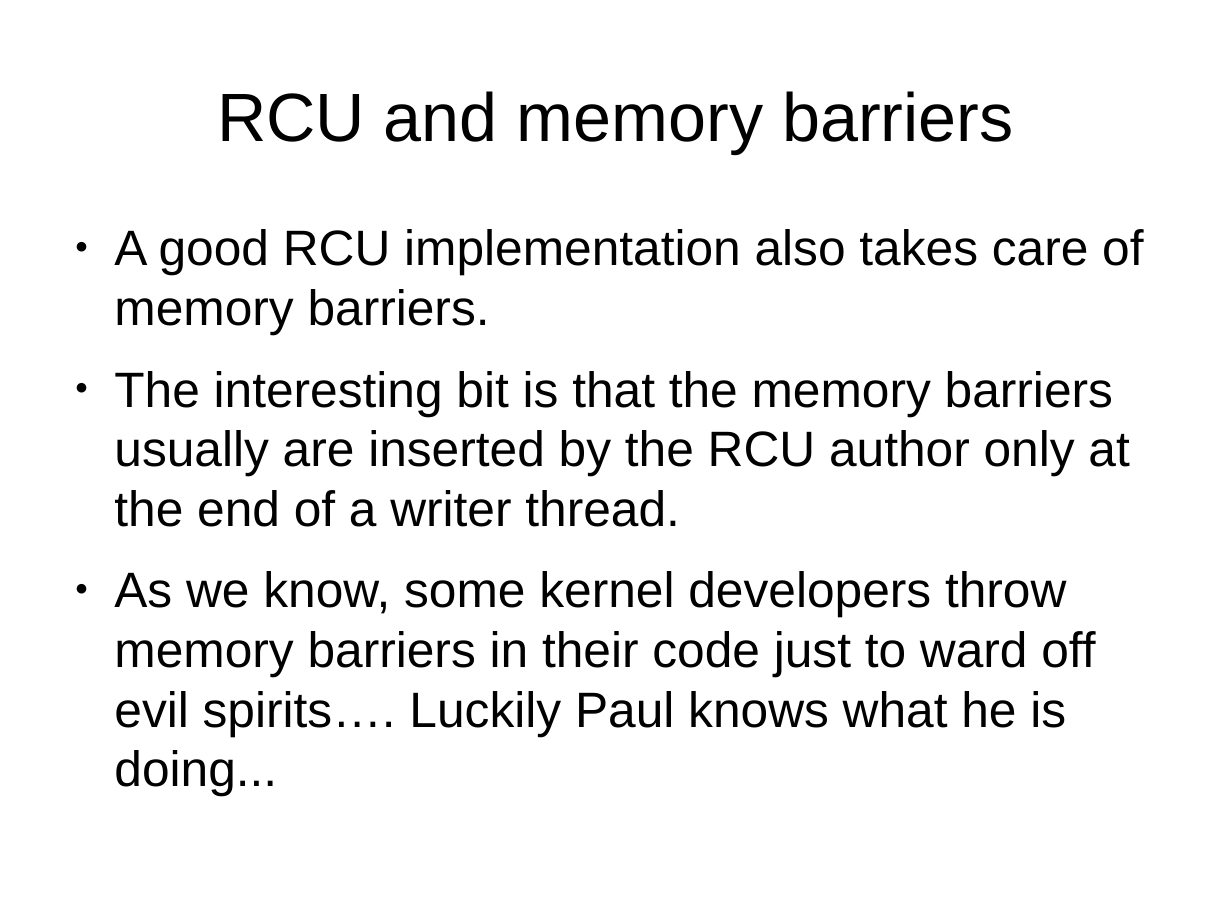
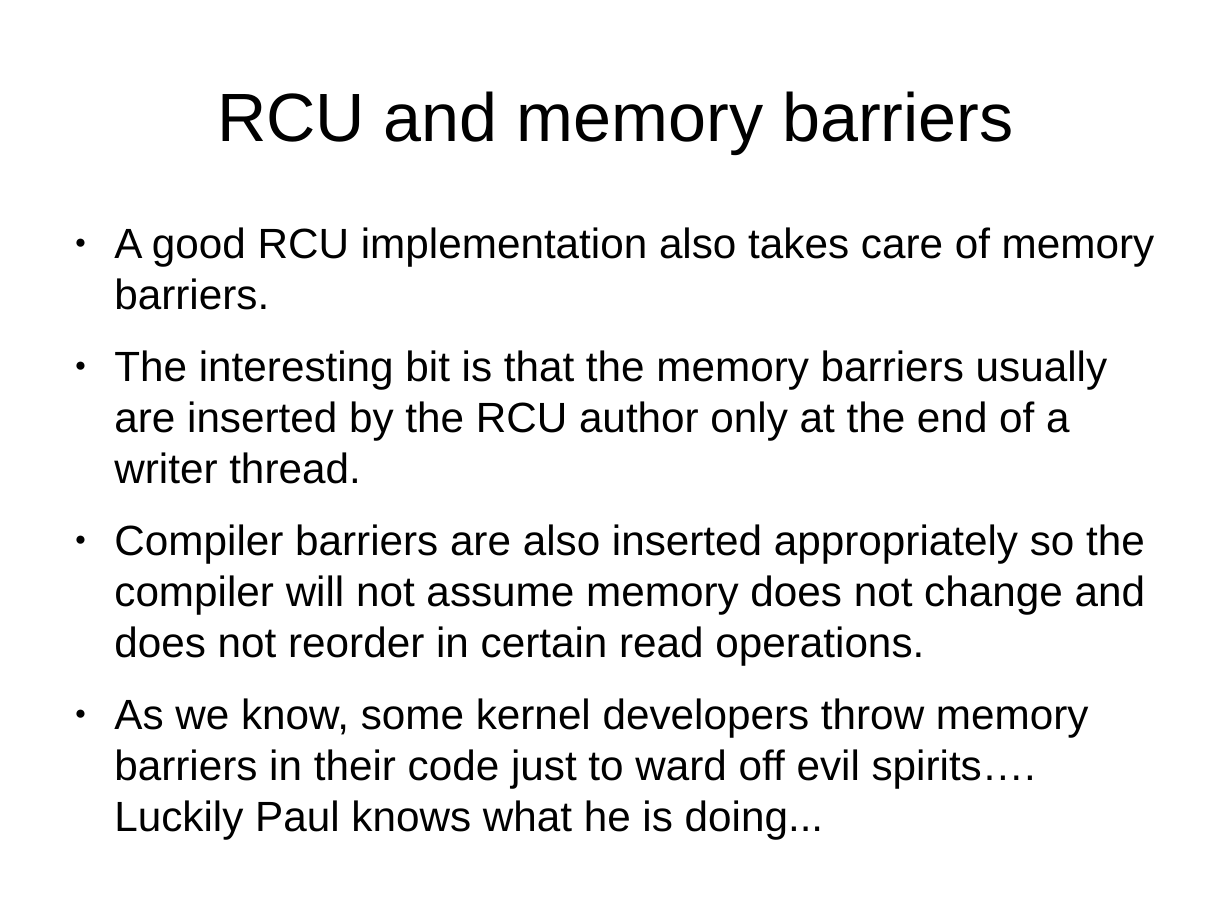
Before and after one commit to kalmuthu/slides, a slide deck: slide 12 of odp/linux_kernel/rcu_intro.odp. Drawn at 1232x924 pixels with LibreOffice and Linux fonts; fonts in the diff are those of the drawing. Boxes give left, top, right and bottom in pixels: in the first picture for what was removed or moved away, otherwise in the second. Text is boxed around its words. In the diff, an @@ line names an element or a change of style, - is before the commit and + after.

```diff
--- a/odp/linux_kernel/rcu_intro.odp
+++ b/odp/linux_kernel/rcu_intro.odp
@@ text at [114,227,1155,839]: size 32 to 27.2 pt in "A good RCU implementation also takes care ...", "The interesting bit is that the memory ...", "As we know, some kernel developers throw ..." @@
@@ text at [114,524,1145,665]: paragraph added @@
+● Compiler barriers are also inserted appropriately so the compiler will not assume memory does not change and does not reorder in certain read operations.
```
Also in this commit, not shown: 5 other slides changed, 1 slide removed.
